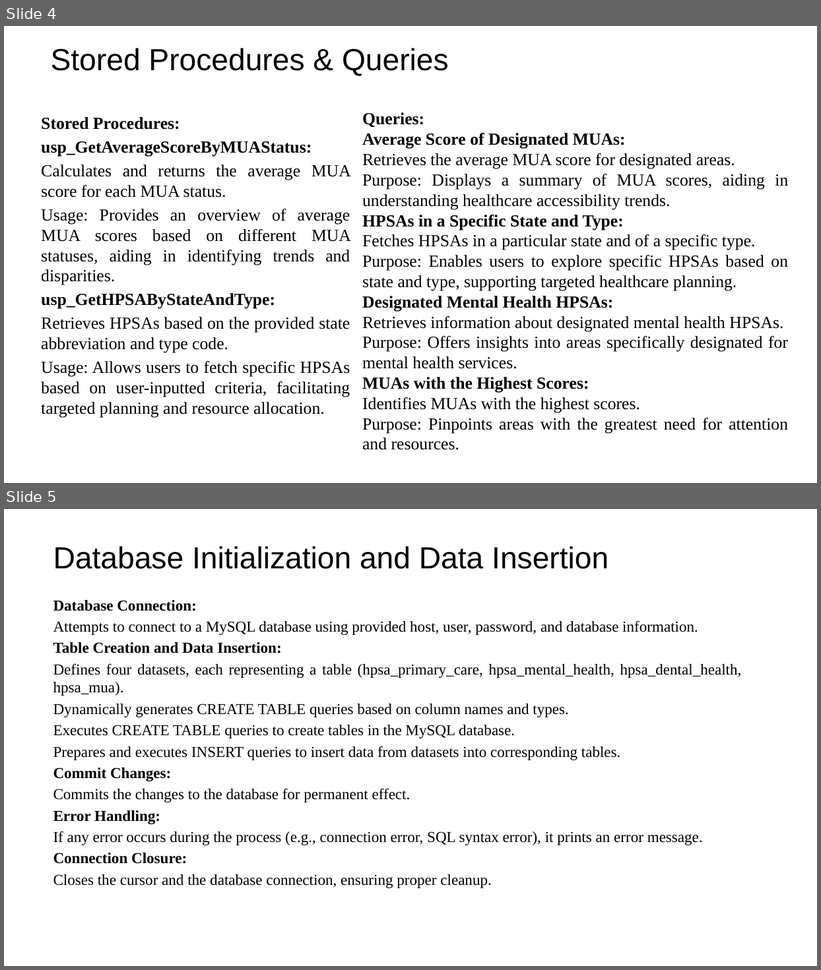
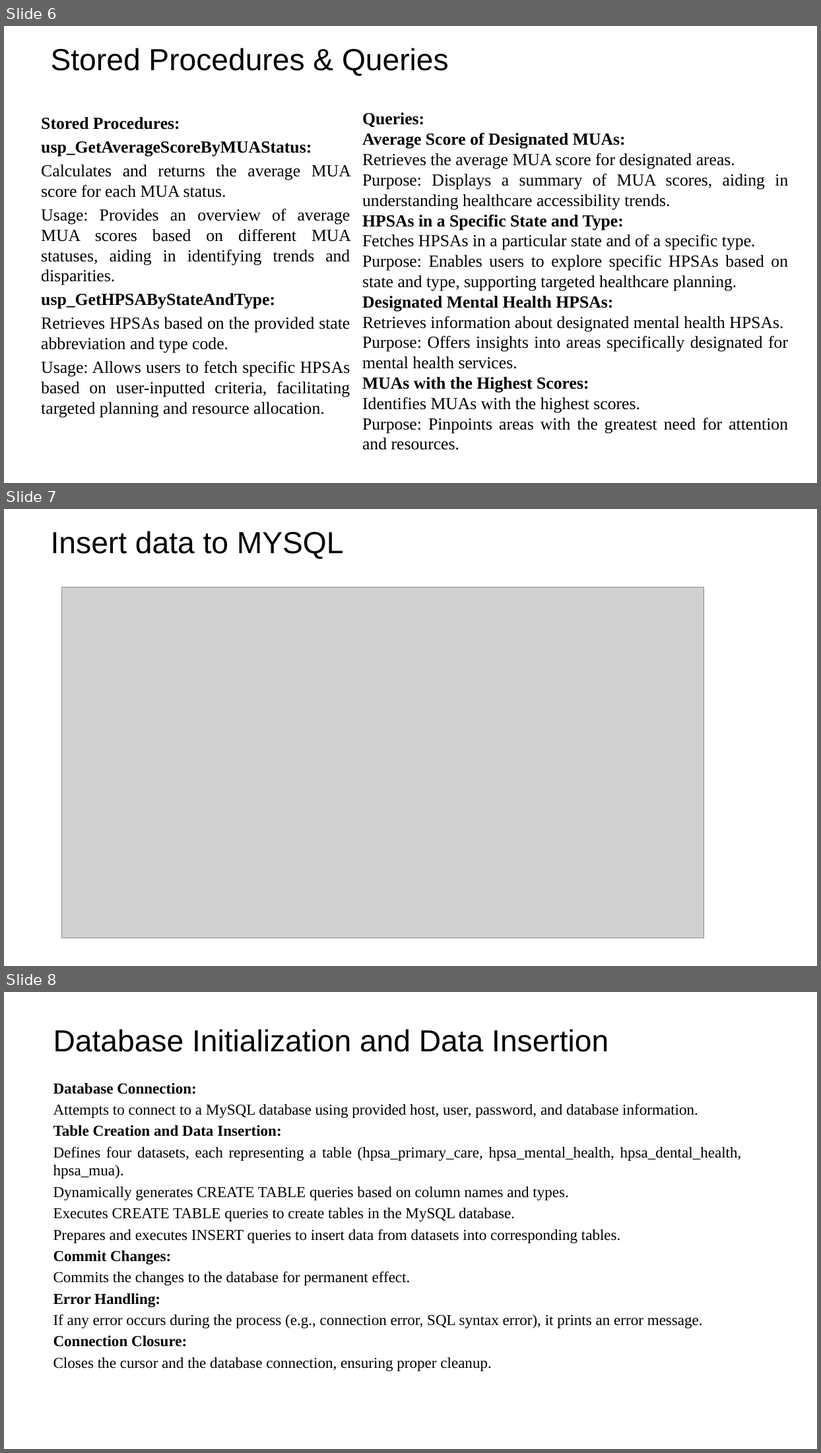
Before and after one commit to skeeperloyaltie/mysql_task, a slide deck: Healthcare Data Analysis- Presentation.pptx. Shown one above the other, each under a label of ours: slides 4 and 5 before the commit, slides 6, 7 and 8 after it. The pictures are 821x970 and 821x1453 pixels, drawn with LibreOffice and Linux fonts; fonts in the diff are those of the drawing; grey boxes stand for pictures; background and template pictures are left out. Boxes give left, top, right and bottom in pixels: in the first picture for what was removed or moved away, otherwise in the second. Text is boxed around its words. In the diff, an @@ line names an element or a change of style, - is before the commit and + after.

```diff
--- a/Healthcare Data Analysis- Presentation.pptx
+++ b/Healthcare Data Analysis- Presentation.pptx
@@ slide 7 added at box(4, 509, 817, 966), background picture (left out) @@
@@ title added at box(51, 531, 344, 559), 36 pt, text #000000 @@
+Insert data to MYSQL
@@ picture added at box(62, 587, 704, 938) @@
@@ what was slide 4 is now slide 6 @@
@@ what was slide 5 is now slide 8 @@
```
Also in this commit, not shown: 4 other slides added.
